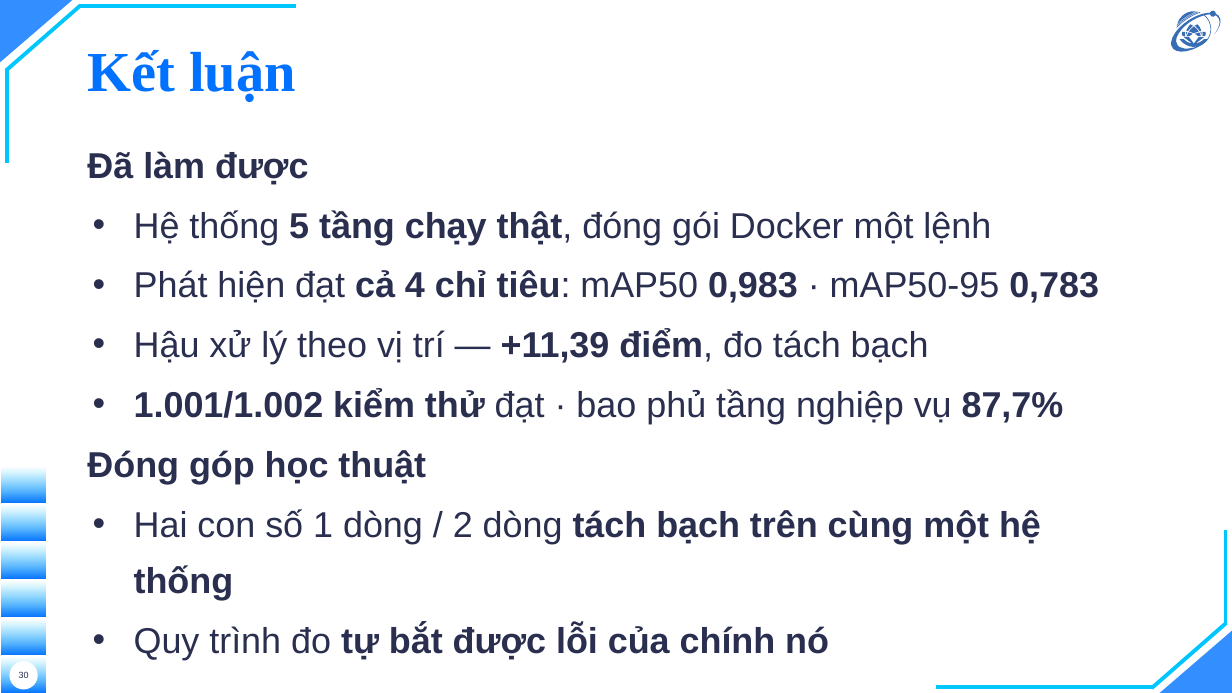
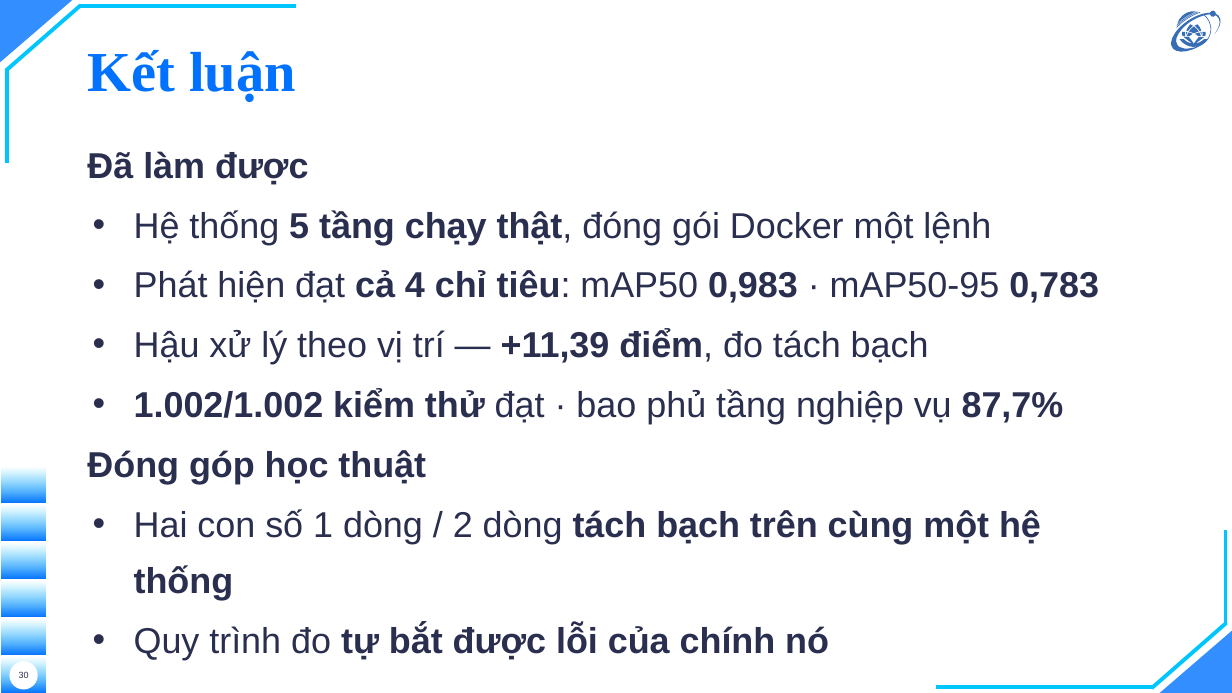
Before and after one commit to hieunguyen2604/alpr-do-an-mon-hoc, a slide deck: slide 30 of docs/slides/slides.pptx. Drawn at 1232x693 pixels with LibreOffice and Linux fonts; fonts in the diff are those of the drawing; background and template pictures are left out. Boxes give left, top, right and bottom in pixels: in the first picture for what was removed or moved away, otherwise in the second. Text is boxed around its words. In the diff, an @@ line names an element or a change of style, - is before the commit and + after.

```diff
--- a/docs/slides/slides.pptx
+++ b/docs/slides/slides.pptx
@@ text at <box>134,389,1064,424</box>: text changed @@
-• 1.001/1.002 kiểm thử đạt · bao phủ tầng nghiệp vụ 87,7%
+• 1.002/1.002 kiểm thử đạt · bao phủ tầng nghiệp vụ 87,7%
```
Also in this commit, not shown: 1 other slide changed, 15 other files.
